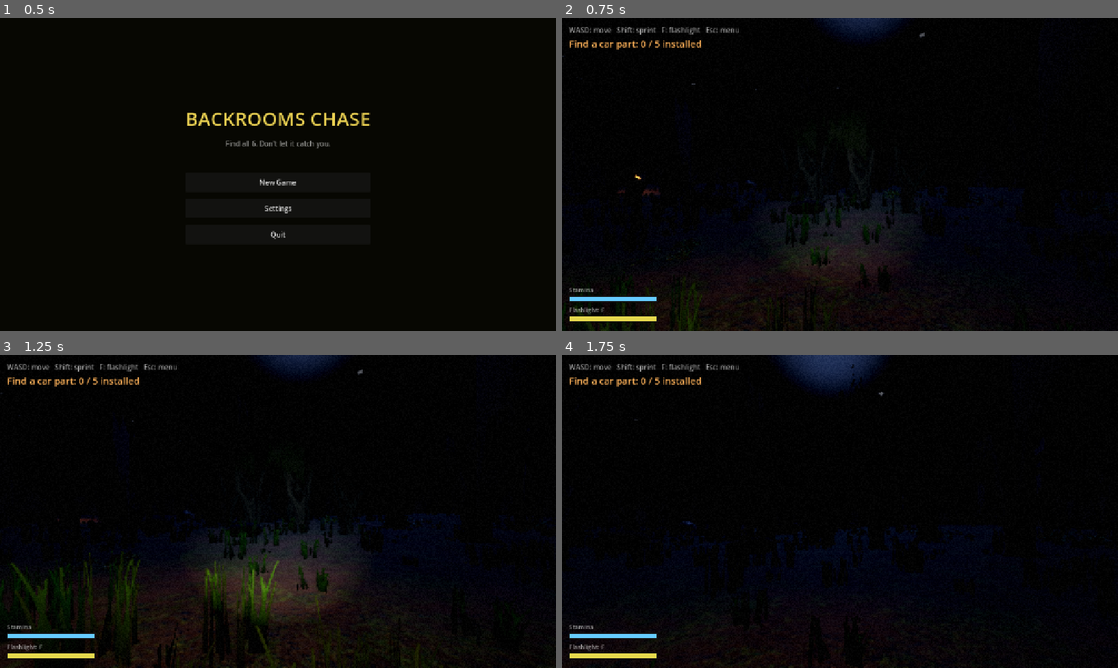
Above: before the commit, frames 1-4 (two rows, left to right).
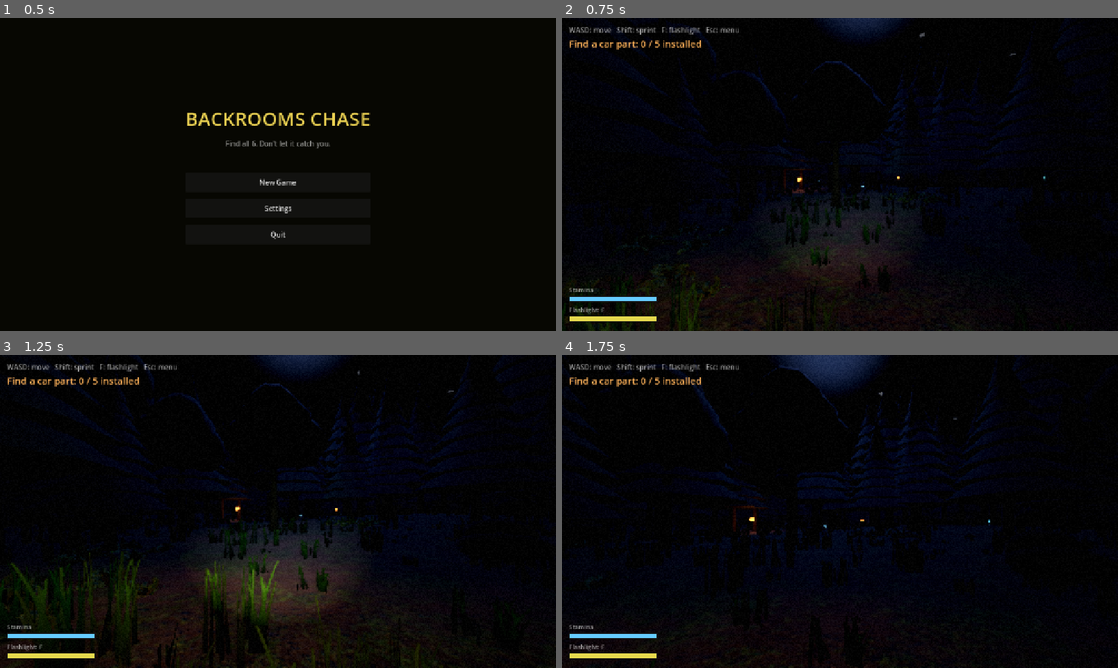
Above: after the commit, the same moments.

Repository: moorejasper060-oss/backrooms-chase
Game: Godot game, scene res://menu.tscn
Same seed, same stepped clock (60 frames per second), same inputs: the game is played once before the commit and once after it.
Inputs (mouse positions are in pixels of both pictures, inside the frame that each line leads up to):
- Up to frame 1 (0.5 s): no input
- Up to frame 2 (0.75 s): click "New Game" at 0.5 s
- Up to frame 3 (1.25 s): no input
- Up to frame 4 (1.75 s): tap Enter (ui_accept) at 1.25, 1.52 s; move the mouse to (867, 511) at 1.27 s; hold W (move_forward) from 1.28 s (still down); hold F (flashlight) from 1.28 s (still down)

Frame 1 is identical in both runs. In frame 2, 1.2% of the frame differs, in the area x 0-87%, y 4-96%; in frame 3, 1.6%; in frame 4, 2.5%, in the area x 13-91%, y 2-64%.

Commit message:
Real 3D trees + ground plant/rock variety (playtest feedback)
Trees no longer flat 'billboard pages': revived the layered-cone conifer +
rounded broadleaf meshes as two GPU-instanced species (real volume from
every angle), with per-tree colour tint and richer night-foliage material.

Ground variety per the feedback:
- Mushroom clusters in 3 species (red, brown, a pale GLOWING kind), plus
  scattered pebble clumps — both GPU-instanced.
- Bushes now pull from a colour palette with varied squashed/round shapes.
- The bright photoscan rocks knocked down to a dark mossy grey-green
  (keeps texture detail), wider size range, partially sunk into the ground.
- Denser ferns/logs/branches/bushes.

Worst-case FPS (looking across canopy): High 36 / Low 45.

Co-Authored-By: Claude Opus 4.8 (1M context) <noreply@anthropic.com>

Diff:
--- a/world_forest.gd
+++ b/world_forest.gd
@@ -11,7 +11,7 @@
 @export var part_count := 5           # car parts to find
 @export var battery_count := 3        # flashlight batteries scattered (fewer items)
 @export var tree_count := 850         # dense interior trees (cheap billboards — make it a FOREST)
-@export var bush_count := 120         # primitive filler bushes (real ferns/logs added on top)
+@export var bush_count := 170         # filler bushes (varied colour; ferns/mushrooms/pebbles on top)
 @export var log_count := 0            # replaced by real Poly Haven fallen logs
 @export var grass_count := 6000       # GPU-instanced grass tufts covering the forest floor
 @export var forest_seed := 0          # 0 = random each run
@@ -224,11 +224,15 @@
 	_mat_ground = _pbr_material("res://textures/forestfloor_", Vector3(0.16, 0.16, 0.16))
 	_mat_ground.albedo_color = Color(0.72, 0.74, 0.7)    # gentle knock-down for night
 	_mat_bark = _pbr_material("res://textures/bark_", Vector3(0.5, 0.5, 0.5))
-	_mat_bark.albedo_color = Color(0.7, 0.7, 0.68)
+	_mat_bark.albedo_color = Color(0.6, 0.58, 0.54)
+	_mat_bark.vertex_color_use_as_albedo = true          # per-tree MultiMesh tint
 	_mat_cabin = _pbr_material("res://textures/cabin_", Vector3(0.45, 0.45, 0.45))
 	_mat_cabin.albedo_color = Color(0.6, 0.58, 0.55)
 	_mat_foliage = _pbr_material("res://textures/foliage_", Vector3(0.85, 0.85, 0.85))
-	_mat_foliage.albedo_color = Color(0.4, 0.5, 0.32)    # dark green night tint
+	_mat_foliage.albedo_color = Color(0.32, 0.42, 0.22)  # darker night green
+	_mat_foliage.vertex_color_use_as_albedo = true       # per-tree tint variety
+	_mat_foliage.backlight_enabled = true                # moonlight bleeds through
+	_mat_foliage.backlight = Color(0.06, 0.1, 0.04)
 
 func _pbr_material(prefix: String, uv_scale: Vector3) -> StandardMaterial3D:
 	var m := StandardMaterial3D.new()
@@ -397,17 +401,18 @@
 ## the woods, then sparse interior trees. Each blocks its grid cell so the
 ## monster pathfinds around the trunks; the player/monster physically collide.
 func _scatter_trees() -> void:
-	var xforms := []
+	var conifer_x := []     # real 3D layered pines (the majority)
+	var broadleaf_x := []   # rounded-crown trees for species variety
 	var colliders := []
 
-	# Dense impassable border wall (2-cell-thick) — these DO block nav so you
+	# Dense impassable border wall (2-cell-thick) — all conifers, block nav so you
 	# can't wander out of the woods.
 	for x in cols:
 		for z in rows:
 			if x <= 1 or x >= cols - 2 or z <= 1 or z >= rows - 2:
 				var c := cell_to_world(Vector2i(x, z))
 				_block(Vector2i(x, z))
-				_add_tree_at(c.x + _rng.randf_range(-1.0, 1.0), c.z + _rng.randf_range(-1.0, 1.0), xforms, colliders)
+				_add_tree_at(c.x + _rng.randf_range(-1.0, 1.0), c.z + _rng.randf_range(-1.0, 1.0), conifer_x, broadleaf_x, colliders, 0.0)
 
 	# Dense interior trees at continuous positions. They do NOT block nav cells,
 	# so the grid stays open (monster/player thread between trunks) and the forest
@@ -424,30 +429,43 @@
 		var z := _rng.randf_range(7.0, d - 7.0)
 		if Vector2(x - sw.x, z - sw.z).length() < 9.0:
 			continue  # keep the spawn/cabin clearing open
-		_add_tree_at(x, z, xforms, colliders)
+		_add_tree_at(x, z, conifer_x, broadleaf_x, colliders, 0.4)
 		placed += 1
 
-	# Whole forest as GPU-instanced real-tree billboards (~one draw call).
-	_make_multimesh(_build_impostor_tree_mesh(), xforms)
+	# Two real-3D species, each GPU-instanced → genuine volume from every angle
+	# (not flat billboards) in just a couple of draw calls.
+	_make_tree_multimesh(_build_conifer_mesh(), conifer_x)
+	_make_tree_multimesh(_build_broadleaf_mesh(), broadleaf_x)
 	for pos in colliders:
 		_tree_collider(pos)
 
-func _add_tree_at(x: float, z: float, xforms: Array, colliders: Array) -> void:
+## Assign a tree to the conifer or broadleaf batch and record its transform +
+## trunk collider. broadleaf_chance 0 forces a conifer (the dense pine border).
+func _add_tree_at(x: float, z: float, conifer_x: Array, broadleaf_x: Array, colliders: Array, broadleaf_chance: float) -> void:
 	var pos := Vector3(x, _ground_height(x, z), z)
-	var s := _rng.randf_range(1.5, 2.6)
 	var yaw := _rng.randf_range(0.0, TAU)
-	xforms.append(Transform3D(Basis(Vector3.UP, yaw).scaled(Vector3(s, s, s)), pos))
+	if _rng.randf() < broadleaf_chance:
+		var sb := _rng.randf_range(0.7, 1.25)
+		broadleaf_x.append(Transform3D(Basis(Vector3.UP, yaw).scaled(Vector3(sb, sb * _rng.randf_range(0.9, 1.2), sb)), pos))
+	else:
+		var sc := _rng.randf_range(0.7, 1.4)
+		conifer_x.append(Transform3D(Basis(Vector3.UP, yaw).scaled(Vector3(sc, sc * _rng.randf_range(0.9, 1.3), sc)), pos))
 	colliders.append(pos)
 
-func _make_multimesh(mesh: Mesh, xforms: Array) -> void:
+## Tree MultiMesh with per-instance colour so each tree is tinted a little
+## differently (darker / greener / browner) — kills the cloned-stamp look.
+func _make_tree_multimesh(mesh: Mesh, xforms: Array) -> void:
 	if xforms.is_empty():
 		return
 	var mm := MultiMesh.new()
 	mm.transform_format = MultiMesh.TRANSFORM_3D
+	mm.use_colors = true
 	mm.mesh = mesh
 	mm.instance_count = xforms.size()
 	for i in xforms.size():
 		mm.set_instance_transform(i, xforms[i])
+		var v := _rng.randf_range(0.72, 1.08)
+		mm.set_instance_color(i, Color(v * _rng.randf_range(0.85, 1.0), v, v * _rng.randf_range(0.78, 0.95)))
 	var mmi := MultiMeshInstance3D.new()
 	mmi.multimesh = mm
 	mmi.cast_shadow = GeometryInstance3D.SHADOW_CASTING_SETTING_OFF
@@ -576,8 +594,8 @@
 		var sm := SphereMesh.new()
 		sm.radius = b[1]
 		sm.height = float(b[1]) * 1.9
-		sm.radial_segments = 10
-		sm.rings = 6
+		sm.radial_segments = 8
+		sm.rings = 4
 		fs.append_from(sm, 0, Transform3D(Basis(), b[0]))
 	mesh.add_surface_from_arrays(Mesh.PRIMITIVE_TRIANGLES, fs.commit_to_arrays())
 	mesh.surface_set_material(1, _mat_foliage)
@@ -586,35 +604,143 @@
 ## Pure-visual ground clutter for density — bushes + fallen logs. No collision
 ## and no grid blocking, so they never trap the player or fragment pathfinding.
 func _scatter_decoration() -> void:
-	var bush_mat := StandardMaterial3D.new()
-	bush_mat.albedo_color = Color(0.04, 0.06, 0.04)
-	bush_mat.roughness = 1.0
-	var log_mat := StandardMaterial3D.new()
-	log_mat.albedo_color = Color(0.06, 0.045, 0.035)
-	log_mat.roughness = 1.0
+	# A palette of shared bush materials so bushes vary in colour (deep green,
+	# olive, dusty) instead of one flat near-black.
+	var bush_mats: Array[StandardMaterial3D] = []
+	for c in [Color(0.06, 0.11, 0.05), Color(0.1, 0.13, 0.06), Color(0.09, 0.1, 0.045), Color(0.12, 0.115, 0.06)]:
+		var bm := StandardMaterial3D.new()
+		bm.albedo_color = c
+		bm.roughness = 1.0
+		bush_mats.append(bm)
 
 	var w := cols * cell_size
 	var d := rows * cell_size
 	for _i in bush_count:
 		var bx := _rng.randf_range(2.0, w - 2.0)
 		var bz := _rng.randf_range(2.0, d - 2.0)
-		_place_bush(Vector3(bx, _ground_height(bx, bz), bz), bush_mat)
-	for _i in log_count:
-		_place_log(Vector3(_rng.randf_range(3.0, w - 3.0), 0.0, _rng.randf_range(3.0, d - 3.0)), log_mat)
+		_place_bush(Vector3(bx, _ground_height(bx, bz), bz), bush_mats[_rng.randi() % bush_mats.size()])
+
+	# Extra ground variety: mushroom clusters + scattered pebbles.
+	_scatter_mushrooms()
+	_scatter_pebbles()
 
 func _place_bush(pos: Vector3, mat: Material) -> void:
-	var clumps := _rng.randi_range(1, 3)
+	var clumps := _rng.randi_range(1, 4)
 	for _i in clumps:
 		var mi := MeshInstance3D.new()
 		var sm := SphereMesh.new()
-		var r := _rng.randf_range(0.4, 0.95)
+		var r := _rng.randf_range(0.35, 1.0)
 		sm.radius = r
-		sm.height = r * 1.1
+		sm.height = r * _rng.randf_range(0.7, 1.4)   # some flat & sprawling, some round
+		sm.radial_segments = 8
+		sm.rings = 4
 		mi.mesh = sm
 		mi.material_override = mat
-		mi.position = pos + Vector3(_rng.randf_range(-0.6, 0.6), r * 0.45, _rng.randf_range(-0.6, 0.6))
+		mi.position = pos + Vector3(_rng.randf_range(-0.7, 0.7), sm.height * 0.4, _rng.randf_range(-0.7, 0.7))
 		mi.cast_shadow = GeometryInstance3D.SHADOW_CASTING_SETTING_OFF
 		add_child(mi)
+
+## Mushroom clusters in three species — red-cap, brown, and a pale glowing kind
+## that gives the woods an eerie bioluminescent flicker. Each species is one
+## GPU-instanced batch (2-surface mesh: pale stem + coloured cap).
+func _scatter_mushrooms() -> void:
+	var species := [
+		{"cap": Color(0.5, 0.08, 0.07), "glow": 0.0},   # fly-agaric red
+		{"cap": Color(0.32, 0.21, 0.12), "glow": 0.0},  # earthy brown
+		{"cap": Color(0.35, 0.55, 0.62), "glow": 1.6},  # pale glowing
+	]
+	var w := cols * cell_size
+	var d := rows * cell_size
+	for sp in species:
+		var mesh := _build_mushroom_mesh(sp["cap"], sp["glow"])
+		var xf := []
+		for _c in 16:
+			var cx := _rng.randf_range(4.0, w - 4.0)
+			var cz := _rng.randf_range(4.0, d - 4.0)
+			for _m in _rng.randi_range(2, 5):
+				var mx := cx + _rng.randf_range(-0.6, 0.6)
+				var mz := cz + _rng.randf_range(-0.6, 0.6)
+				var s := _rng.randf_range(0.7, 1.6)
+				xf.append(Transform3D(Basis(Vector3.UP, _rng.randf_range(0.0, TAU)).scaled(Vector3(s, s, s)), Vector3(mx, _ground_height(mx, mz), mz)))
+		_make_plain_multimesh(mesh, xf)
+
+func _build_mushroom_mesh(cap_color: Color, glow: float) -> ArrayMesh:
+	var mesh := ArrayMesh.new()
+	var stem_mat := StandardMaterial3D.new()
+	stem_mat.albedo_color = Color(0.82, 0.79, 0.7)
+	stem_mat.roughness = 1.0
+	var cap_mat := StandardMaterial3D.new()
+	cap_mat.albedo_color = cap_color
+	cap_mat.roughness = 0.85
+	if glow > 0.0:
+		cap_mat.emission_enabled = true
+		cap_mat.emission = cap_color
+		cap_mat.emission_energy_multiplier = glow
+	var ss := SurfaceTool.new()
+	ss.begin(Mesh.PRIMITIVE_TRIANGLES)
+	var stem := CylinderMesh.new()
+	stem.top_radius = 0.03
+	stem.bottom_radius = 0.045
+	stem.height = 0.16
+	stem.radial_segments = 6
+	ss.append_from(stem, 0, Transform3D(Basis(), Vector3(0.0, 0.08, 0.0)))
+	mesh.add_surface_from_arrays(Mesh.PRIMITIVE_TRIANGLES, ss.commit_to_arrays())
+	mesh.surface_set_material(0, stem_mat)
+	var cs := SurfaceTool.new()
+	cs.begin(Mesh.PRIMITIVE_TRIANGLES)
+	var cap := SphereMesh.new()
+	cap.radius = 0.09
+	cap.height = 0.1
+	cap.radial_segments = 8
+	cap.rings = 4
+	cs.append_from(cap, 0, Transform3D(Basis(), Vector3(0.0, 0.17, 0.0)))
+	mesh.add_surface_from_arrays(Mesh.PRIMITIVE_TRIANGLES, cs.commit_to_arrays())
+	mesh.surface_set_material(1, cap_mat)
+	return mesh
+
+## Small dark pebbles scattered in clusters — low rock detail to vary the floor.
+func _scatter_pebbles() -> void:
+	var mat := StandardMaterial3D.new()
+	mat.albedo_color = Color(0.2, 0.2, 0.22)
+	mat.roughness = 1.0
+	var st := SurfaceTool.new()
+	st.begin(Mesh.PRIMITIVE_TRIANGLES)
+	var sm := SphereMesh.new()
+	sm.radius = 0.18
+	sm.height = 0.24
+	sm.radial_segments = 6
+	sm.rings = 3
+	st.append_from(sm, 0, Transform3D(Basis(), Vector3(0.0, 0.05, 0.0)))
+	var mesh := ArrayMesh.new()
+	mesh.add_surface_from_arrays(Mesh.PRIMITIVE_TRIANGLES, st.commit_to_arrays())
+	mesh.surface_set_material(0, mat)
+
+	var w := cols * cell_size
+	var d := rows * cell_size
+	var xf := []
+	for _c in 40:
+		var cx := _rng.randf_range(4.0, w - 4.0)
+		var cz := _rng.randf_range(4.0, d - 4.0)
+		for _p in _rng.randi_range(2, 5):
+			var px := cx + _rng.randf_range(-0.9, 0.9)
+			var pz := cz + _rng.randf_range(-0.9, 0.9)
+			var s := _rng.randf_range(0.5, 1.5)
+			xf.append(Transform3D(Basis(Vector3.UP, _rng.randf_range(0.0, TAU)).scaled(Vector3(s, s * 0.6, s)), Vector3(px, _ground_height(px, pz), pz)))
+	_make_plain_multimesh(mesh, xf)
+
+func _make_plain_multimesh(mesh: Mesh, xforms: Array) -> void:
+	if xforms.is_empty():
+		return
+	var mm := MultiMesh.new()
+	mm.transform_format = MultiMesh.TRANSFORM_3D
+	mm.mesh = mesh
+	mm.instance_count = xforms.size()
+	for i in xforms.size():
+		mm.set_instance_transform(i, xforms[i])
+	var mmi := MultiMeshInstance3D.new()
+	mmi.multimesh = mm
+	mmi.cast_shadow = GeometryInstance3D.SHADOW_CASTING_SETTING_OFF
+	add_child(mmi)
 
 func _place_log(pos: Vector3, mat: Material) -> void:
 	var mi := MeshInstance3D.new()
@@ -639,11 +765,18 @@
 	var ferns := _templates(["fern_02/fern_02_1k.gltf"])
 	var branches := _templates(["dry_branches_medium_01/dry_branches_medium_01_1k.gltf"])
 
-	# Rocks: solid obstacles → block the cell + a simple collider.
+	# The photoscan rocks ship a bright clean granite that pops out of the dark
+	# woods — knock them down to a dark mossy grey-green (keeps the texture detail,
+	# just darkens it) so they sit in the forest instead of glowing.
+	for r in rocks:
+		_tint_meshes(r, Color(0.34, 0.4, 0.34))
+
+	# Rocks: solid obstacles → block the cell + a simple collider. Wide size range
+	# (small stones to big boulders) and partially sunk into the ground.
 	if not rocks.is_empty():
 		var placed := 0
 		var tries := 0
-		while placed < 16 and tries < 240:
+		while placed < 22 and tries < 320:
 			tries += 1
 			var cell := Vector2i(_rng.randi_range(2, cols - 3), _rng.randi_range(2, rows - 3))
 			if _blocked.has(cell):
@@ -652,10 +785,10 @@
 				continue
 			_block(cell)
 			var base := cell_to_world(cell)
+			var s := _rng.randf_range(0.5, 2.2)
 			var body := StaticBody3D.new()
-			body.position = Vector3(base.x, _ground_height(base.x, base.z), base.z)
-			body.rotation.y = _rng.randf_range(0.0, TAU)
-			var s := _rng.randf_range(0.7, 1.7)
+			body.position = Vector3(base.x, _ground_height(base.x, base.z) - 0.18 * s, base.z)  # sink in
+			body.rotation = Vector3(_rng.randf_range(-0.2, 0.2), _rng.randf_range(0.0, TAU), _rng.randf_range(-0.2, 0.2))
 			var vis: Node3D = rocks[_rng.randi() % rocks.size()].duplicate()
 			vis.scale = Vector3(s, s, s)
 			_no_shadow(vis)
@@ -670,9 +803,9 @@
 			placed += 1
 
 	# Visual-only ground clutter (no collision / no grid block).
-	_scatter_visual(logs, 18, 0.9, 1.5)
-	_scatter_visual(ferns, 55, 0.7, 1.6)
-	_scatter_visual(branches, 30, 0.8, 1.7)
+	_scatter_visual(logs, 26, 0.9, 1.6)
+	_scatter_visual(ferns, 85, 0.6, 1.7)
+	_scatter_visual(branches, 45, 0.8, 1.7)
 
 	for t in rocks + logs + ferns + branches:
 		t.free()   # templates done — duplicates own their own copies
@@ -707,6 +840,18 @@
 		(n as GeometryInstance3D).cast_shadow = GeometryInstance3D.SHADOW_CASTING_SETTING_OFF
 	for c in n.get_children():
 		_no_shadow(c)
+
+## Multiply every mesh material's albedo by a tint (darken/recolour a loaded
+## model in place) while keeping its texture detail.
+func _tint_meshes(n: Node, tint: Color) -> void:
+	if n is MeshInstance3D and (n as MeshInstance3D).mesh:
+		var mi := n as MeshInstance3D
+		for i in mi.mesh.get_surface_count():
+			var m := mi.get_active_material(i)
+			if m is BaseMaterial3D:
+				(m as BaseMaterial3D).albedo_color = tint
+	for c in n.get_children():
+		_tint_meshes(c, tint)
 
 ## A dark wooden cabin behind the spawn — your starting landmark. Its door faces
 ## the player (who spawns just outside it, looking into the woods). Footprint
